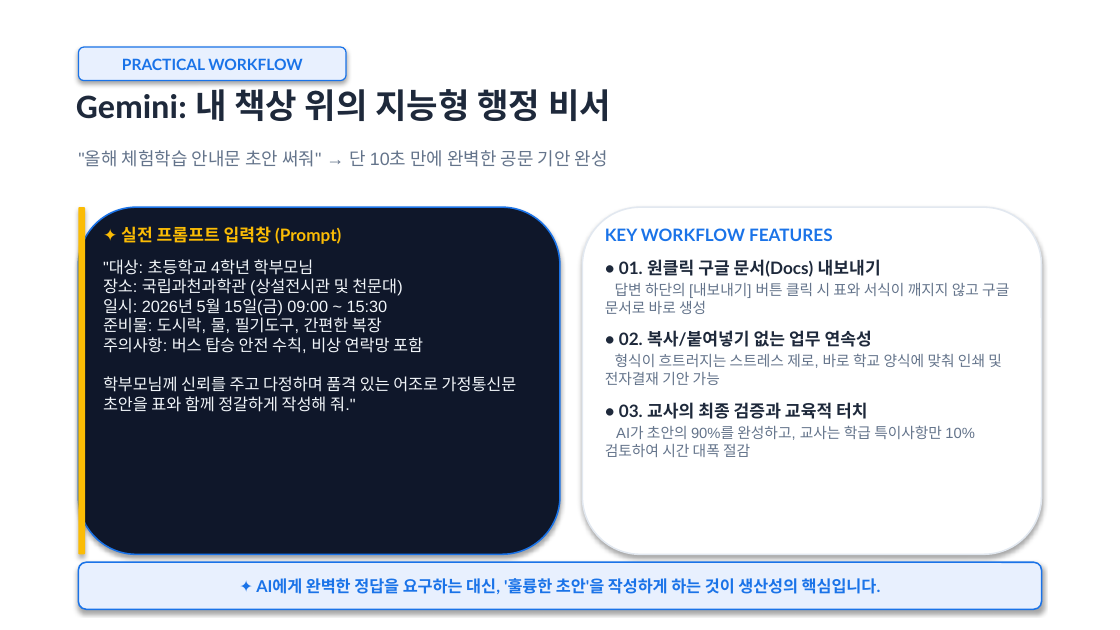
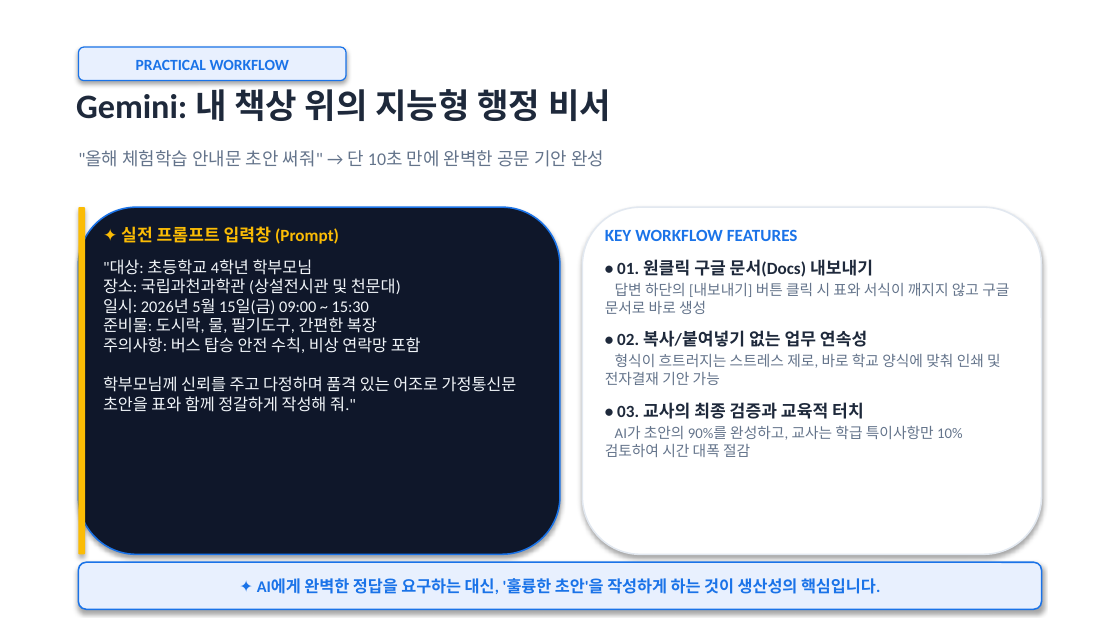
Before and after one commit to kecfai7/ppt_master, a slide deck: slide 7 of presentations/AI 시대-교육의 문법이 바뀌다-어린왕자.pptx. Drawn at 1120x630 pixels with LibreOffice and Linux fonts; fonts in the diff are those of the drawing; background and template pictures are left out. Boxes give left, top, right and bottom in pixels: in the first picture for what was removed or moved away, otherwise in the second. Text is boxed around its words. In the diff, an @@ line names an element or a change of style, - is before the commit and + after.

Commit message:
Normalize all 14 presentations to canonical Paperlogy font

```diff
--- a/presentations/AI 시대-교육의 문법이 바뀌다-어린왕자.pptx
+++ b/presentations/AI 시대-교육의 문법이 바뀌다-어린왕자.pptx
@@ rounded rectangle "PRACTICAL WORKFLOW" at (x1=78, y1=47, x2=346, y2=81): font Lato to Calibri @@
@@ text ""올해 체험학습 안내문 초안 써줘" ..." at (x1=78, y1=150, x2=604, y2=167): font Arial to Calibri @@
@@ text "✦ 실전 프롬프트 입력창 (Prompt)" at (x1=103, y1=226, x2=517, y2=412): font Lato to Calibri in "✦ 실전 프롬프트 입력창 (Prompt)"; font Arial to Calibri in ""대상: 초등학교 4학년 학부모님 장소: 국립과천과학관 (상설전시관 ..." @@
@@ text "KEY WORKFLOW FEATURES" at (x1=605, y1=229, x2=1009, y2=457): font Lato to Calibri in "KEY WORKFLOW FEATURES", "• 01. 원클릭 구글 문서(Docs) 내보내기", "• 02. 복사/붙여넣기 없는 업무 연속성", "• 03. 교사의 최종 검증과 교육적 터치"; font Arial to Calibri in "답변 하단의 [내보내기] 버튼 클릭 시 표와 ...", "형식이 흐트러지는 스트레스 제로, 바로 학교 양식에 ...", "AI가 초안의 90%를 완성하고, 교사는 학급 특이사항만 ..." @@
@@ rounded rectangle "✦ AI에게 완벽한 정답을 요구하는 ..." at (x1=78, y1=562, x2=1042, y2=609): font Lato to Calibri @@
```
Also in this commit, not shown: 21 other slides changed, 20 other files.
